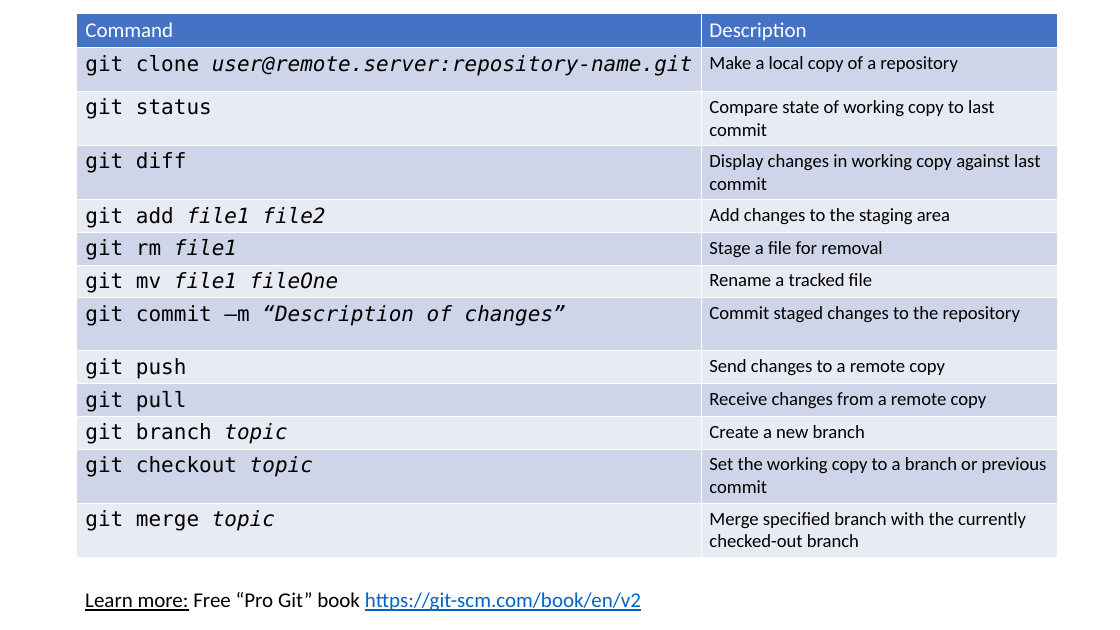
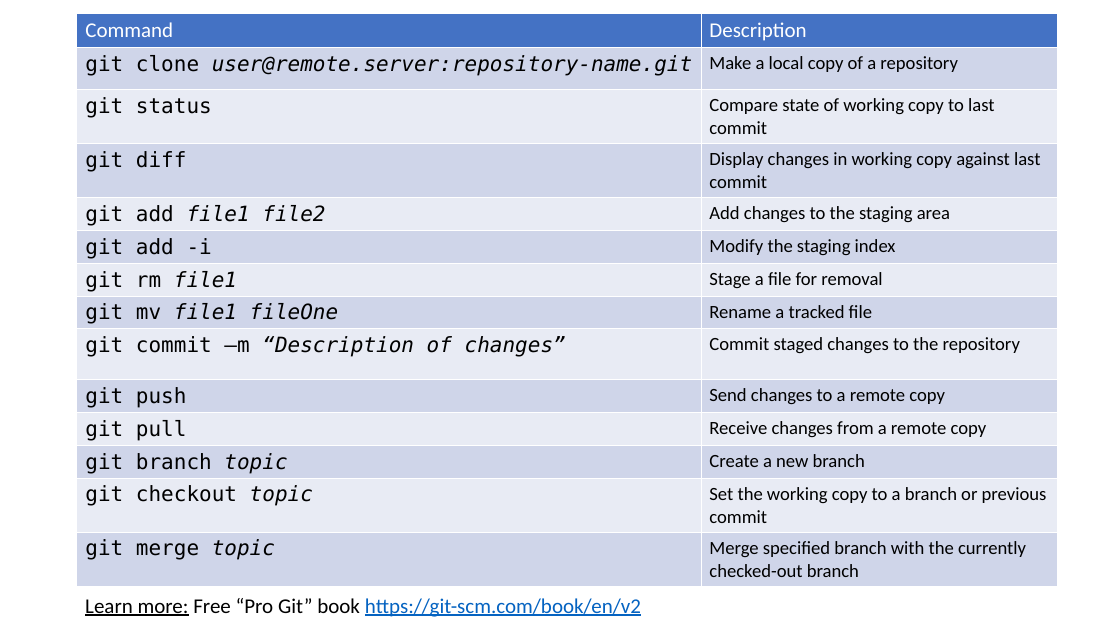
Before and after one commit to ccbs-stradl/coding_club, a slide deck: slide 7 of Sessions/2020_10_28_collab_code_review.pptx. Drawn at 1120x630 pixels with LibreOffice and Linux fonts; fonts in the diff are those of the drawing. Boxes give left, top, right and bottom in pixels: in the first picture for what was removed or moved away, otherwise in the second. Text is boxed around its words. In the diff, an @@ line names an element or a change of style, - is before the commit and + after.

```diff
--- a/Sessions/2020_10_28_collab_code_review.pptx
+++ b/Sessions/2020_10_28_collab_code_review.pptx
@@ table at (x1=77, y1=13, x2=1058, y2=588) @@
+row 6: git add -i | Modify the staging index
@@ text "Learn more: Free “Pro Git” ..." moved from (x1=85, y1=592, x2=641, y2=611) to (x1=85, y1=598, x2=641, y2=617) @@
```
Also in this commit, not shown: 1 other file.
